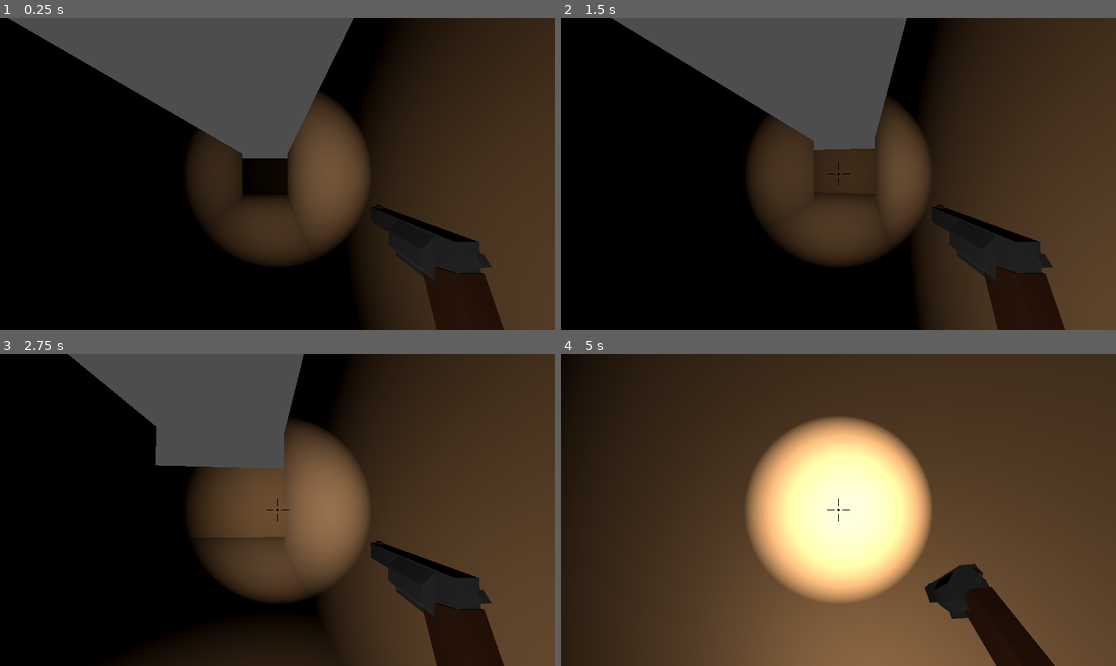
Above: before the commit, frames 1-4 (two rows, left to right).
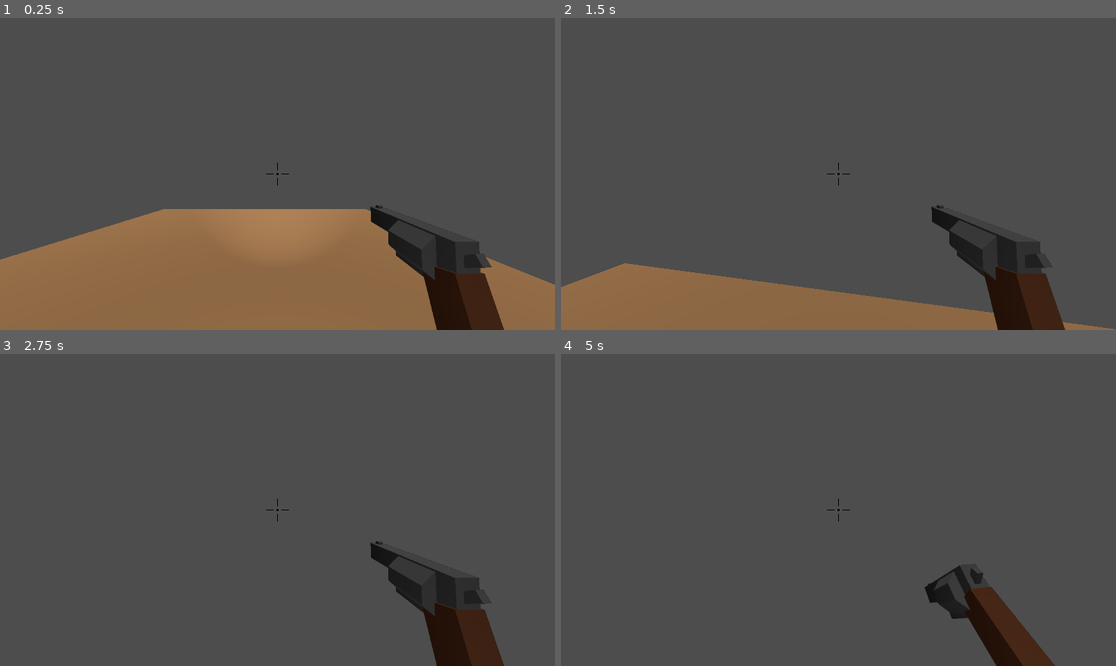
Above: after the commit, the same moments.

Repository: isterkvarn/MazeShooter
Game: Godot game, scene res://main.tscn
The game is run twice, just before and just after one commit, with the same random seed, the same clock (stepped at 60 frames per second) and the same inputs.
Inputs (mouse positions are in pixels of both pictures, inside the frame that each line leads up to):
- Up to frame 1 (0.25 s): no input
- Up to frame 2 (1.5 s): move the mouse to (866, 174) at 0.52 s; hold W (forward) from 0.53 s (still down); click (866, 174) at 0.6 s; tap Space (jump) at 0.77 s; move the mouse to (810, 174) at 1.27 s; click (810, 174) at 1.35 s
- Up to frame 3 (2.75 s): keep holding W (forward); tap Space (jump) at 1.52 s; move the mouse to (288, 503) at 2.02 s; click (288, 503) at 2.1 s
- Up to frame 4 (5 s): keep holding W (forward); move the mouse to (832, 516) at 2.77 s; click (832, 516) at 2.85 s; tap Space (jump) at 3.02, 3.77, 4.52 s; move the mouse to (877, 513) at 3.52 s; click (877, 513) at 3.6 s; move the mouse to (794, 506) at 4.27 s; click (794, 506) at 4.35 s

The runs differ from the first frame. In frame 1, 82% of the frame differs, in the area x 0-100%, y 0-100%; in frame 2, 84%; in frame 3, 86%; in frame 4, 98%.

Commit message:
working on goat man

Diff:
--- /dev/null
+++ b/goat_man/goat_man.gd
@@ -0,0 +1,50 @@
+extends Node3D
+
+const SPEED = 10
+const CORRIDOR_SIZE = 5
+var forward = Vector3.FORWARD
+var turn_timer = 0
+
+@onready var right_ray = $RayCastRight
+@onready var left_ray  = $RayCastLeft
+@onready var forward_ray = $RayCastForward
+@onready var turn_left_ray = $RayCastForwardLeft
+@onready var turn_right_ray = $RayCastForwardRight
+
+
+# Called every frame. 'delta' is the elapsed time since the previous frame.
+func _process(delta):
+
+	turn_timer -= delta
+
+	# Always run forward
+	global_position += forward*SPEED*delta
+
+	print((not left_ray.is_colliding()) and turn_left_ray.is_colliding())
+
+	if (forward_ray.is_colliding()
+	or ((not left_ray.is_colliding()) and turn_left_ray.is_colliding())
+	or ((not right_ray.is_colliding()) and turn_right_ray.is_colliding())) and turn_timer <= 0:
+
+		turn_timer = 0.2
+
+		# Adjust so in middle of corridor
+		#global_position -= forward * (CORRIDOR_SIZE - forward_distance)
+
+		var turn_options = []
+
+		if not right_ray.is_colliding():
+			turn_options.append(PI/2)
+
+		if not left_ray.is_colliding():
+			turn_options.append(-PI/2)
+
+		var turn
+
+		if turn_options:
+			turn = turn_options.pick_random()
+		else:
+			turn = PI
+
+		rotate_y(turn)
+		forward = forward.rotated(Vector3(0, 1, 0), turn)
--- /dev/null
+++ b/goat_man/goat_man.tscn
@@ -0,0 +1,39 @@
+[gd_scene load_steps=4 format=3 uid="uid://qllw88lr10ht"]
+
+[ext_resource type="Script" path="res://goat_man/goat_man.gd" id="1_q72k3"]
+
+[sub_resource type="BoxMesh" id="BoxMesh_4hody"]
+size = Vector3(4, 4, 4)
+
+[sub_resource type="BoxMesh" id="BoxMesh_jmw0y"]
+
+[node name="GoatMan" type="Node3D"]
+script = ExtResource("1_q72k3")
+
+[node name="TestGoatMesh" type="MeshInstance3D" parent="."]
+transform = Transform3D(1, 0, 0, 0, 1, 0, 0, 0, 1, 0, 2, 0)
+mesh = SubResource("BoxMesh_4hody")
+
+[node name="MeshInstance3D" type="MeshInstance3D" parent="."]
+transform = Transform3D(1, 0, 0, 0, 1, 0, 0, 0, 1, 0, 1.86008, 2.46564)
+mesh = SubResource("BoxMesh_jmw0y")
+
+[node name="RayCastForward" type="RayCast3D" parent="."]
+transform = Transform3D(1, 0, 0, 0, 1, 0, 0, 0, 1, 0, 1.63611, 0)
+target_position = Vector3(0, 0, 2.5)
+
+[node name="RayCastRight" type="RayCast3D" parent="."]
+transform = Transform3D(1, 0, 0, 0, 1, 0, 0, 0, 1, 0, 1.63611, 0)
+target_position = Vector3(3, 0, 0)
+
+[node name="RayCastLeft" type="RayCast3D" parent="."]
+transform = Transform3D(1, 0, 0, 0, 1, 0, 0, 0, 1, 0, 1.63611, 0)
+target_position = Vector3(-3, 0, 0)
+
+[node name="RayCastForwardLeft" type="RayCast3D" parent="."]
+transform = Transform3D(1, 0, 0, 0, 1, 0, 0, 0, 1, 2.5, 1.636, 0)
+target_position = Vector3(0, 0, 2.5)
+
+[node name="RayCastForwardRight" type="RayCast3D" parent="."]
+transform = Transform3D(1, 0, 0, 0, 1, 0, 0, 0, 1, -2.5, 1.636, 0)
+target_position = Vector3(0, 0, 2.5)
--- a/main.tscn
+++ b/main.tscn
@@ -1,7 +1,8 @@
-[gd_scene load_steps=13 format=3 uid="uid://c4bdw0lenx3bd"]
+[gd_scene load_steps=14 format=3 uid="uid://c4bdw0lenx3bd"]
 
 [ext_resource type="PackedScene" uid="uid://bd7yvbqj1grjx" path="res://player/player.tscn" id="1_ob3t7"]
 [ext_resource type="Material" uid="uid://jprlva1yrl6a" path="res://cube.tres" id="2_l822x"]
+[ext_resource type="PackedScene" uid="uid://qllw88lr10ht" path="res://goat_man/goat_man.tscn" id="3_sd3qg"]
 
 [sub_resource type="BoxMesh" id="BoxMesh_dtvdq"]
 material = ExtResource("2_l822x")
@@ -63,16 +64,16 @@
 [node name="Node3D" type="Node3D"]
 
 [node name="Player" parent="." instance=ExtResource("1_ob3t7")]
-transform = Transform3D(1, 0, 0, 0, 1, 0, 0, 0, 1, -1.1034, 2.49666, 2.19059)
+transform = Transform3D(1, 0, 0, 0, 1, 0, 0, 0, 1, 5.63985, 26.4901, -32.3342)
 
 [node name="GridMap" type="GridMap" parent="."]
 mesh_library = SubResource("MeshLibrary_5tegd")
 physics_material = SubResource("PhysicsMaterial_npnv8")
 cell_size = Vector3(5, 5, 5)
 data = {
-"cells": PackedInt32Array(-65535, 0, 0, -65536, 0, 0, -1, 0, …(4737 unchanged characters)… , 2, 14, 0, 2, 13, 0, 1, 13, 0, 1, 12, 0)
+"cells": PackedInt32Array(-65535, 0, 0, -65536, 0, 0, -1, 0, …(4737 unchanged characters)… , 2, 14, 0, 2, 13, 0, 1, 13, 0, 1, 12, 0, 262144, 65529, 0, 262145, 65529, 0, 262145, 65528, 0, 262144, 65528, 0)
 }
-metadata/_editor_floor_ = Vector3(0, 1, 0)
+metadata/_editor_floor_ = Vector3(0, 4, 0)
 
 [node name="GridMap2" type="GridMap" parent="."]
 visible = false
@@ -83,3 +84,9 @@
 "cells": PackedInt32Array(131067, 65532, 0, 131067, 65533, 0, 131067, 65534, 0, 131067, 65535, 0, 131067, 0, 0, 131067, …(3108 unchanged characters)…
 }
 metadata/_editor_floor_ = Vector3(0, -1, 0)
+
+[node name="GoatMan" parent="." instance=ExtResource("3_sd3qg")]
+transform = Transform3D(-1, 0, -8.74228e-08, 0, 1, 0, 8.74228e-08, 0, -1, -2.5, 0, -10)
+
+[node name="DirectionalLight3D" type="DirectionalLight3D" parent="."]
+transform = Transform3D(1, 0, 0, 0, 0.235871, 0.971784, 0, -0.971784, 0.235871, 0, 23.3383, 0)
